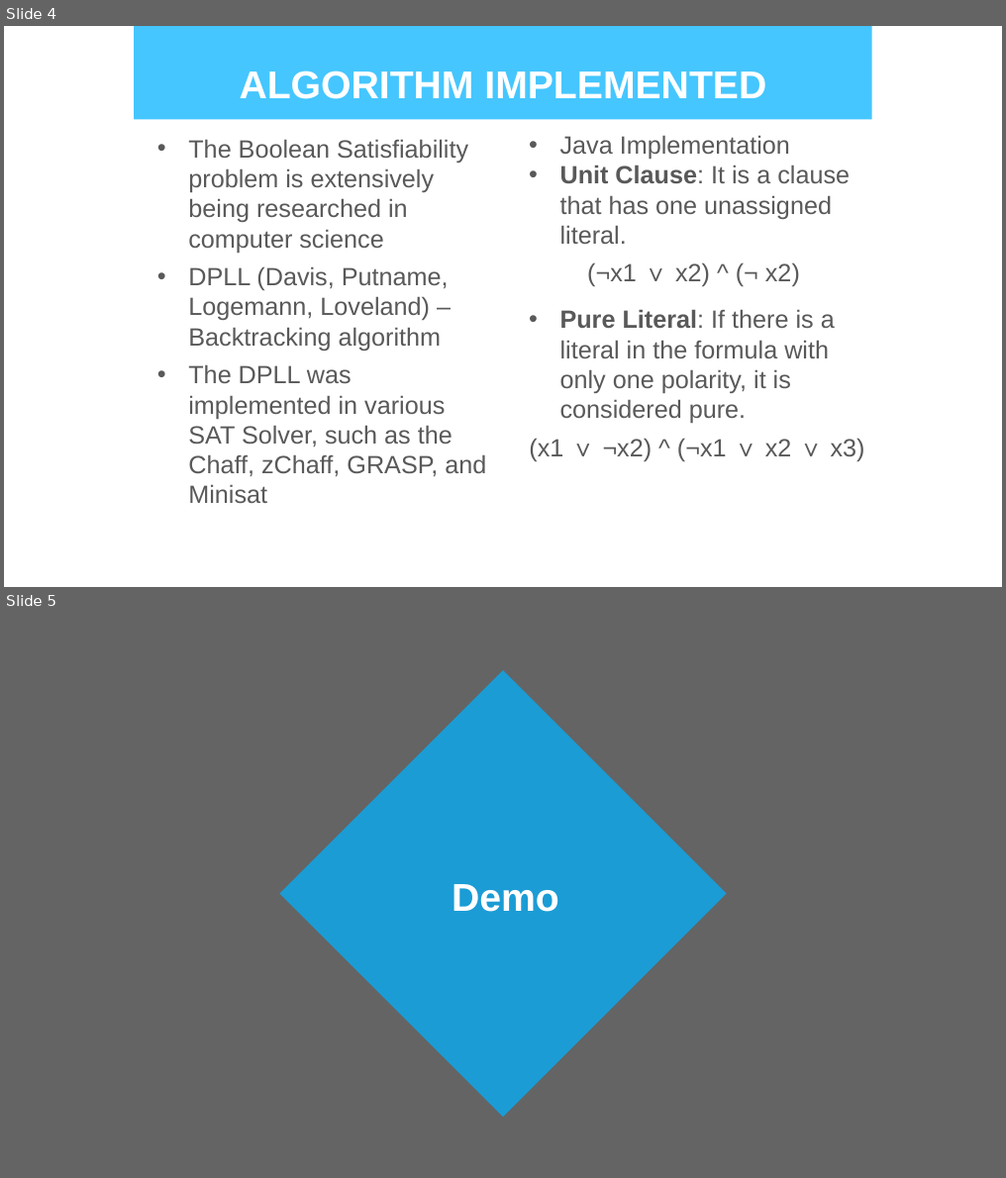
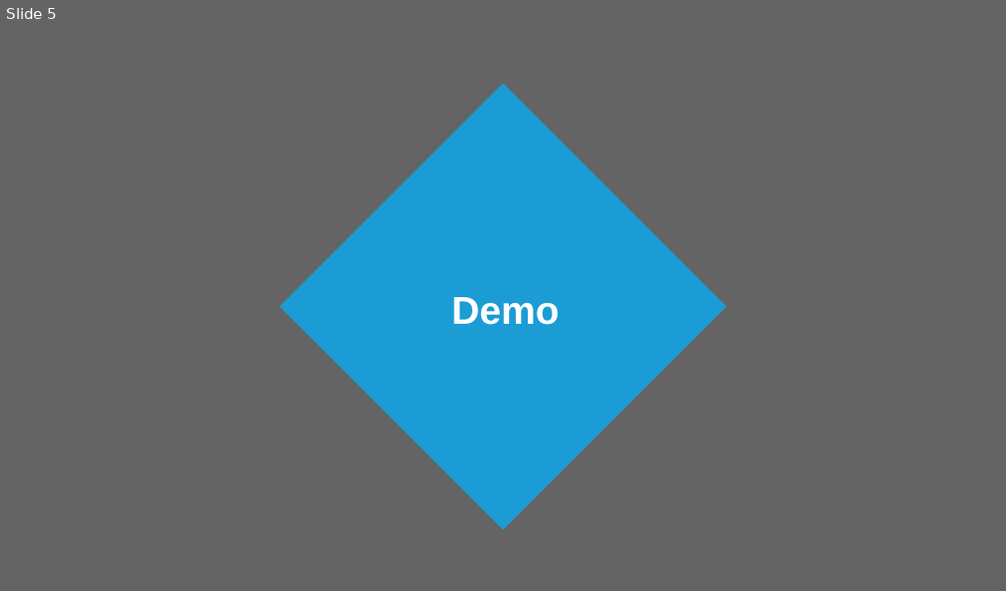
Before and after one commit to sgramajo/compilerProject, a slide deck: Final Project.pptx. Shown one above the other, each under a label of ours: slides 4 and 5 before the commit, slide 5 after it. The pictures are 1006x1178 and 1006x591 pixels, drawn with LibreOffice and Linux fonts; fonts in the diff are those of the drawing; background and template pictures are left out; a plain dark background stands for a picture behind light text. Boxes give left, top, right and bottom in pixels: in the first picture for what was removed or moved away, otherwise in the second. Text is boxed around its words. In the diff, an @@ line names an element or a change of style, - is before the commit and + after.

```diff
--- a/Final Project.pptx
+++ b/Final Project.pptx
@@ slide 4 removed at (4, 26, 1002, 587), background picture (left out); not listed: 1 template element that a slide beside it also shows @@
@@ rectangle removed at (134, 26, 872, 120) @@
@@ title removed at (240, 71, 766, 99) @@
-ALGORITHM IMPLEMENTED
@@ text removed at (188, 139, 486, 503) @@
-• The Boolean Satisfiability problem is extensively being researched in computer science
-• DPLL (Davis, Putname, Logemann, Loveland) – Backtracking algorithm
-  • The DPLL was implemented in various SAT Solver, such as the Chaff, zChaff, GRASP, and Minisat
@@ text removed at (529, 135, 865, 462) @@
-  • Java Implementation
-  • Unit Clause: It is a clause that has one unassigned literal.
-  (¬x1 ∨ x2) ^ (¬ x2)
-  • Pure Literal: If there is a literal in the formula with only one polarity, it is considered pure.
-  (x1 ∨ ¬x2) ^ (¬x1 ∨ x2 ∨ x3)
```
Also in this commit, not shown: 6 slides changed, 1 slide added, 13 other files.
